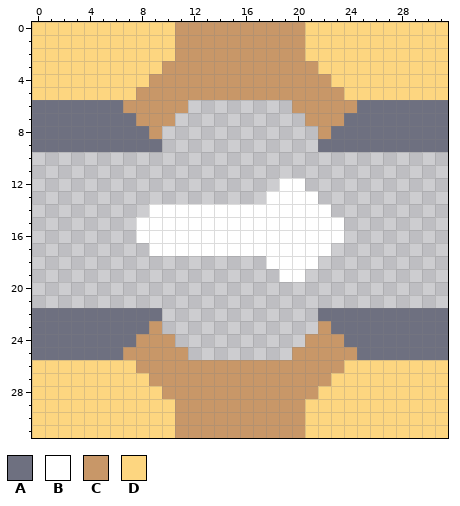
Two versions of one pixel-art sprite, sprites/blocks/liquids/directed-conduit/directed-conduit-top-0.png. That is the earlier state.
The file is 32x32 pixels.
Palette (. is transparent): A #6e7080  B #ffffff  C #c89768  D #fdd680
Once edited:
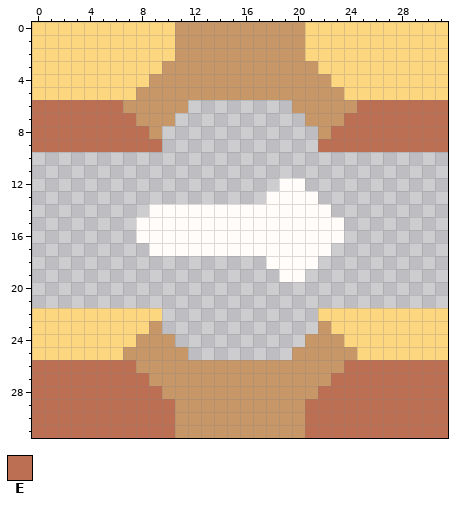
Colours new in this view: E #bc6f52
Edits made:
{"colour":"B","old":"#ffffff","new":"#fffcf9"}
{"y":6,"x":0,"old":"AAAAAAA","new":"EEEEEEE"}
{"y":6,"x":25,"old":"AAAAAAA","new":"EEEEEEE"}
{"y":7,"x":0,"old":"AAAAAAAA","new":"EEEEEEEE"}
{"y":7,"x":24,"old":"AAAAAAAA","new":"EEEEEEEE"}
{"y":8,"x":0,"old":"AAAAAAAAA","new":"EEEEEEEEE"}
{"y":8,"x":23,"old":"AAAAAAAAA","new":"EEEEEEEEE"}
{"y":9,"x":0,"old":"AAAAAAAAAA","new":"EEEEEEEEEE"}
{"y":9,"x":22,"old":"AAAAAAAAAA","new":"EEEEEEEEEE"}
{"y":22,"x":0,"old":"AAAAAAAAAA","new":"DDDDDDDDDD"}
{"y":22,"x":22,"old":"AAAAAAAAAA","new":"DDDDDDDDDD"}
{"y":23,"x":0,"old":"AAAAAAAAA","new":"DDDDDDDDD"}
{"y":23,"x":23,"old":"AAAAAAAAA","new":"DDDDDDDDD"}
{"y":24,"x":0,"old":"AAAAAAAA","new":"DDDDDDDD"}
{"y":24,"x":24,"old":"AAAAAAAA","new":"DDDDDDDD"}
{"y":25,"x":0,"old":"AAAAAAA","new":"DDDDDDD"}
{"y":25,"x":25,"old":"AAAAAAA","new":"DDDDDDD"}
{"y":26,"x":0,"old":"DDDDDDDD","new":"EEEEEEEE"}
{"y":26,"x":24,"old":"DDDDDDDD","new":"EEEEEEEE"}
{"y":27,"x":0,"old":"DDDDDDDDD","new":"EEEEEEEEE"}
{"y":27,"x":23,"old":"DDDDDDDDD","new":"EEEEEEEEE"}
{"y":28,"x":0,"old":"DDDDDDDDDD","new":"EEEEEEEEEE"}
{"y":28,"x":22,"old":"DDDDDDDDDD","new":"EEEEEEEEEE"}
{"y":29,"x":0,"old":"DDDDDDDDDDD","new":"EEEEEEEEEEE"}
{"y":29,"x":21,"old":"DDDDDDDDDDD","new":"EEEEEEEEEEE"}
{"y":30,"x":0,"old":"DDDDDDDDDDD","new":"EEEEEEEEEEE"}
{"y":30,"x":21,"old":"DDDDDDDDDDD","new":"EEEEEEEEEEE"}
{"y":31,"x":0,"old":"DDDDDDDDDDD","new":"EEEEEEEEEEE"}
{"y":31,"x":21,"old":"DDDDDDDDDDD","new":"EEEEEEEEEEE"}
